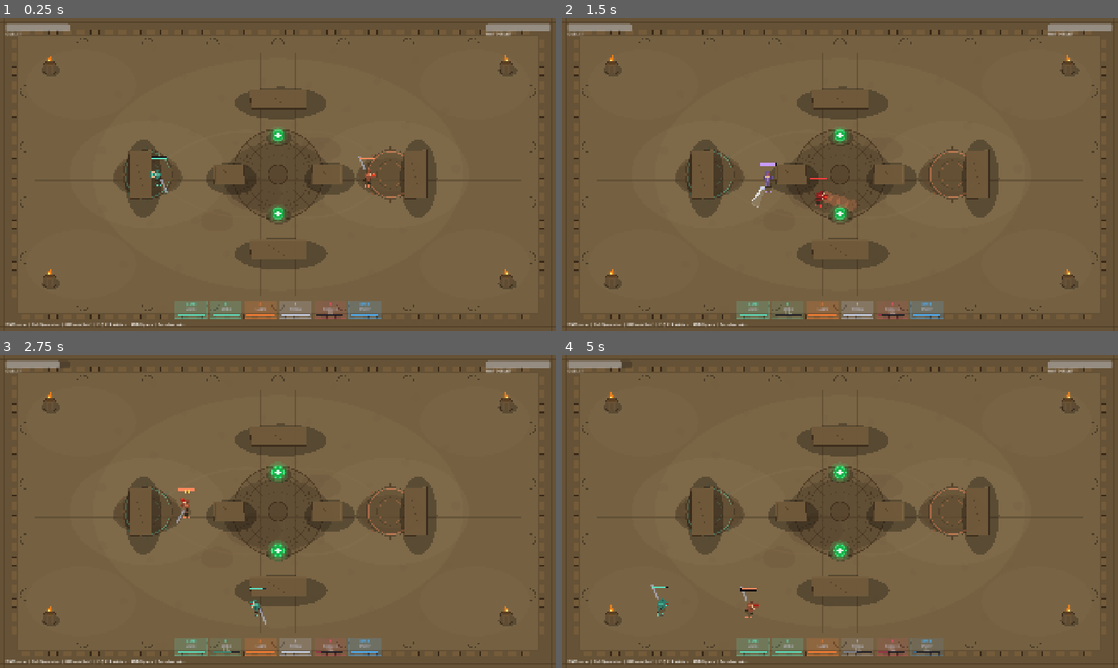
Above: before the commit, frames 1-4 (two rows, left to right).
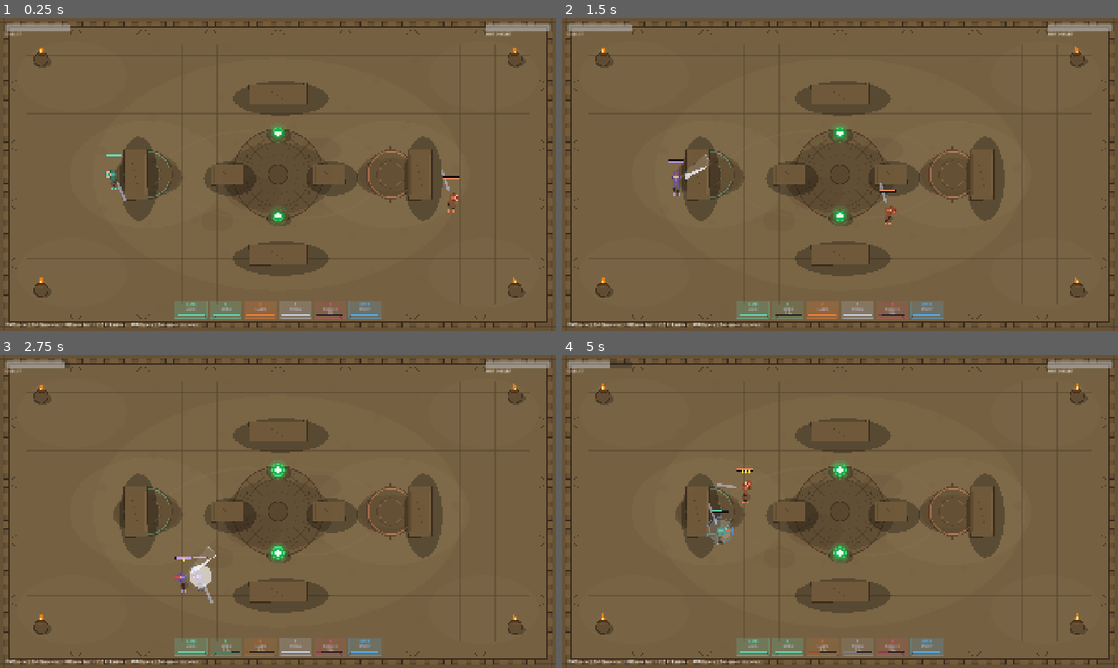
Above: after the commit, the same moments.

Repository: johnWard12/arena-game-godot
Game: Godot game, scene res://scenes/Main.tscn
The game is run twice, just before and just after one commit, with the same random seed, the same clock (stepped at 60 frames per second) and the same inputs. This scene is started directly instead of the project's main scene.
Inputs (mouse positions are in pixels of both pictures, inside the frame that each line leads up to):
- Up to frame 1 (0.25 s): no input
- Up to frame 2 (1.5 s): tap Enter at 0.5 s; move the mouse to (962, 158) at 0.52 s; hold D 0.53-1.28 s; hold Shift 0.53-1.28 s; click (962, 158) at 0.67 s; tap Space at 0.77 s; move the mouse to (728, 190) at 1.27 s; hold S from 1.28 s (still down); tap E at 1.35 s
- Up to frame 3 (2.75 s): tap Space at 1.52 s; move the mouse to (333, 442) at 2.02 s; release S at 2.03 s; hold D from 2.03 s (still down); tap Q at 2.1 s
- Up to frame 4 (5 s): move the mouse to (812, 574) at 2.77 s; release D at 2.78 s; hold W 2.78-3.53 s; tap F at 2.85 s; click (812, 574) at 2.92 s; tap Space at 3.02, 3.77, 4.52 s; move the mouse to (1006, 558) at 3.52 s; hold A from 3.53 s (still down); tap R at 3.6 s; move the mouse to (673, 464) at 4.27 s; tap G at 4.35 s

The runs differ from the first frame. In frame 1, 6.3% of the frame differs, in the area x 0-100%, y 1-99%; in frame 2, 6.6%; in frame 3, 6.7%; in frame 4, 6.8%.

Commit message:
Scale up: RADIUS 24→34, arena 1800×960→1860×1020, ranges bumped ~15%
- Entity RADIUS 24 → 34 (characters ~40% bigger)
- SWORD_LEN 72 → 100, SWORD_WIDTH 11 → 15
- All melee/lunge ranges +15% (AUTO 130→150, A1 125→145, lunge 230→270,
  ULT 135→155; Bruiser auto 160→185, Shatter 145→168, Tremor 200, Jugger 150→175)
- Nova AoE radius 155 → 190
- Arena margins 60→30px (1860×1020 play area)
- Spawns spread further apart (450/1470 from 510/1350)
- Obstacles and health packs repositioned proportionally
- Health pack pickup radius 34 → 44
- Hint text updated (Esc → Backspace)
- Simulate.gd kept in sync with Main.gd layout

Co-Authored-By: Claude Sonnet 4.6 <noreply@anthropic.com>

Diff:
--- a/godot_project/scripts/BruiserEntity.gd
+++ b/godot_project/scripts/BruiserEntity.gd
@@ -8,27 +8,27 @@
 
 const BRUISER_AUTO_CD    = 0.70
 const BRUISER_AUTO_DMG   = 3.0
-const BRUISER_AUTO_RANGE = 160.0
+const BRUISER_AUTO_RANGE = 185.0
 
 # E — Shatter: shield slam + stun (instant)
 const SHATTER_RECOVERY = 0.25
 const SHATTER_CD       = 4.5
 const SHATTER_DMG      = 22.0
-const SHATTER_RANGE    = 145.0
+const SHATTER_RANGE    = 168.0
 const SHATTER_STUN     = 0.70
 
 # Q — Tremor: ground stomp AoE + slow (instant)
 const TREMOR_RECOVERY = 0.25
 const TREMOR_CD       = 7.0
 const TREMOR_DMG      = 18.0
-const TREMOR_RADIUS   = 160.0
+const TREMOR_RADIUS   = 200.0
 const TREMOR_SLOW     = 2.0
 
 # Ult — Juggernaut: heavy blow, scales with target missing HP (instant)
 const BRUISER_ULT_RECOVERY = 0.35
 const BRUISER_ULT_DMG_BASE = 40.0
 const BRUISER_ULT_DMG_BONUS = 35.0
-const BRUISER_ULT_RANGE    = 150.0
+const BRUISER_ULT_RANGE    = 175.0
 
 # F — Unbreakable: CC cleanse + immunity + damage reduction
 const UNBREAKABLE_CD           = 7.0
--- a/godot_project/scripts/Entity.gd
+++ b/godot_project/scripts/Entity.gd
@@ -11,13 +11,13 @@
 
 const AUTO_CD = 0.55
 const AUTO_DMG = 4.0
-const AUTO_RANGE = 130.0
+const AUTO_RANGE = 150.0
 
 const A1_CAST = 0.09
 const A1_RECOVERY = 0.13
 const A1_CD = 1.8
 const A1_DMG = 12.0
-const A1_RANGE = 125.0
+const A1_RANGE = 145.0
 const A1_SLOW_DUR = 2.0
 const A1_SLOW_PCT = 0.30
 
@@ -26,15 +26,15 @@
 const A2_MISS_RECOVERY = 0.45
 const A2_CD = 6.5
 const A2_DMG = 20.4
-const A2_RANGE = 130.0
-const A2_LUNGE_DIST = 230.0
+const A2_RANGE = 150.0
+const A2_LUNGE_DIST = 270.0
 const A2_LUNGE_DUR = 0.13
 
 const ULT_CAST = 0.45
 const ULT_RECOVERY = 0.3
 const ULT_DMG_BASE = 35.0
 const ULT_DMG_MISSING_BONUS = 40.0
-const ULT_RANGE = 135.0
+const ULT_RANGE = 155.0
 const ULT_CHARGE_MAX = 14.0
 
 const COMBO_MAX = 3
@@ -64,12 +64,12 @@
 const DASH_CHARGES_MAX  = 2
 const DASH_CHARGE_REGEN = 2.5
 
-const RADIUS = 24.0
+const RADIUS = 34.0
 const TRAIL_LIFETIME_MS = 220
 
 # sword swing tunables
-const SWORD_LEN = 72.0
-const SWORD_WIDTH = 11.0
+const SWORD_LEN = 100.0
+const SWORD_WIDTH = 15.0
 
 # ---- State ----
 var is_player := false
--- a/godot_project/scripts/Main.gd
+++ b/godot_project/scripts/Main.gd
@@ -2,7 +2,7 @@
 
 var player: Entity
 var bot: Entity
-var arena_rect := Rect2(Vector2(60, 60), Vector2(1800, 960))
+var arena_rect := Rect2(Vector2(30, 30), Vector2(1860, 1020))
 var map_obstacles: Array[Rect2] = []
 var health_packs := []
 
@@ -12,7 +12,7 @@
 var cd_hud: Node2D   # custom-drawn cooldown panel
 
 const HEALTH_PACK_HEAL = 28.0
-const HEALTH_PACK_RADIUS = 34.0
+const HEALTH_PACK_RADIUS = 44.0
 const HEALTH_PACK_RESPAWN = 12.0
 
 func _ready():
@@ -25,7 +25,7 @@
 		"bruiser": player = BruiserPlayerController.new()
 		_:         player = PlayerController.new()
 	add_child(player)
-	player.global_position = Vector2(510, 540)
+	player.global_position = Vector2(450, 540)
 	player.arena_rect = arena_rect
 	player.obstacle_rects = map_obstacles
 	player.projectile_spawned.connect(func(p):
@@ -38,7 +38,7 @@
 		"bruiser": bot = BruiserBotController.new()
 		_:         bot = BotController.new()
 	add_child(bot)
-	bot.global_position = Vector2(1350, 540)
+	bot.global_position = Vector2(1470, 540)
 	bot.arena_rect = arena_rect
 	bot.obstacle_rects = map_obstacles
 	bot.projectile_spawned.connect(func(p):
@@ -57,16 +57,16 @@
 
 func build_map():
 	map_obstacles = [
-		Rect2(Vector2(860, 245), Vector2(200, 70)),
-		Rect2(Vector2(860, 765), Vector2(200, 70)),
-		Rect2(Vector2(445, 455), Vector2(80, 170)),
-		Rect2(Vector2(1395, 455), Vector2(80, 170)),
-		Rect2(Vector2(735, 505), Vector2(110, 70)),
-		Rect2(Vector2(1075, 505), Vector2(110, 70)),
+		Rect2(Vector2(857, 227), Vector2(207, 74)),
+		Rect2(Vector2(857, 779), Vector2(207, 74)),
+		Rect2(Vector2(428, 450), Vector2(83, 181)),
+		Rect2(Vector2(1410, 450), Vector2(83, 181)),
+		Rect2(Vector2(728, 503), Vector2(114, 74)),
+		Rect2(Vector2(1079, 503), Vector2(114, 74)),
 	]
 	health_packs = [
-		{"pos": Vector2(960, 405), "active": true, "respawn_left": 0.0},
-		{"pos": Vector2(960, 675), "active": true, "respawn_left": 0.0},
+		{"pos": Vector2(960, 397), "active": true, "respawn_left": 0.0},
+		{"pos": Vector2(960, 683), "active": true, "respawn_left": 0.0},
 	]
 
 func build_ui():
@@ -114,7 +114,7 @@
 
 	# hint
 	var hint = Label.new()
-	hint.text = "WASD move  |  Shift/Space dash  |  LMB auto (hold)  |  E  Q  F  R abilities  |  RMB/G parry  |  Esc = char select"
+	hint.text = "WASD move  |  Shift/Space dash  |  LMB auto (hold)  |  E  Q  F  R abilities  |  RMB/G parry  |  Backspace = char select"
 	hint.position = Vector2(20, 1050)
 	hint.add_theme_font_size_override("font_size", 12)
 	canvas.add_child(hint)
--- a/godot_project/scripts/RangedEntity.gd
+++ b/godot_project/scripts/RangedEntity.gd
@@ -21,7 +21,7 @@
 const NOVA_CAST     = 0.2
 const NOVA_RECOVERY = 0.25
 const NOVA_CD       = 4.5
-const NOVA_RADIUS   = 155.0
+const NOVA_RADIUS   = 190.0
 const NOVA_DMG      = 20.0
 const NOVA_FREEZE   = 1.0
 
--- a/godot_project/scripts/Simulate.gd
+++ b/godot_project/scripts/Simulate.gd
@@ -11,10 +11,10 @@
 const CLASS_LABELS = {"melee": "Duelist", "ranged": "Mage", "bruiser": "Bruiser"}
 
 const HEALTH_PACK_HEAL = 28.0
-const HEALTH_PACK_RADIUS = 34.0
+const HEALTH_PACK_RADIUS = 44.0
 const HEALTH_PACK_RESPAWN = 12.0
 
-var arena_rect := Rect2(Vector2(60, 60), Vector2(1800, 960))
+var arena_rect := Rect2(Vector2(30, 30), Vector2(1860, 1020))
 var map_obstacles: Array[Rect2] = []
 
 func _ready():
@@ -42,12 +42,12 @@
 
 func build_map():
 	map_obstacles = [
-		Rect2(Vector2(860, 245), Vector2(200, 70)),
-		Rect2(Vector2(860, 765), Vector2(200, 70)),
-		Rect2(Vector2(445, 455), Vector2(80, 170)),
-		Rect2(Vector2(1395, 455), Vector2(80, 170)),
-		Rect2(Vector2(735, 505), Vector2(110, 70)),
-		Rect2(Vector2(1075, 505), Vector2(110, 70)),
+		Rect2(Vector2(857, 227), Vector2(207, 74)),
+		Rect2(Vector2(857, 779), Vector2(207, 74)),
+		Rect2(Vector2(428, 450), Vector2(83, 181)),
+		Rect2(Vector2(1410, 450), Vector2(83, 181)),
+		Rect2(Vector2(728, 503), Vector2(114, 74)),
+		Rect2(Vector2(1079, 503), Vector2(114, 74)),
 	]
 
 func make_bot(key: String) -> Entity:
